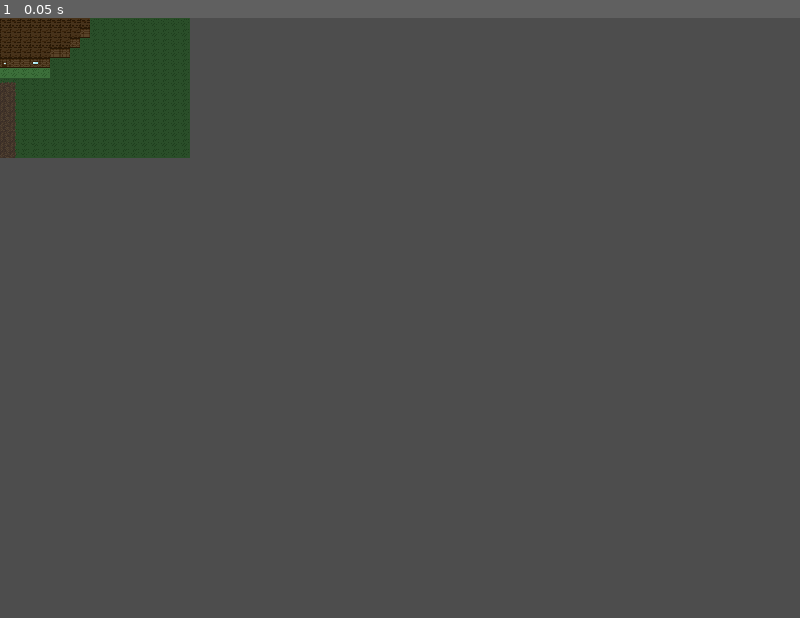
Above: before the commit, frame 1.
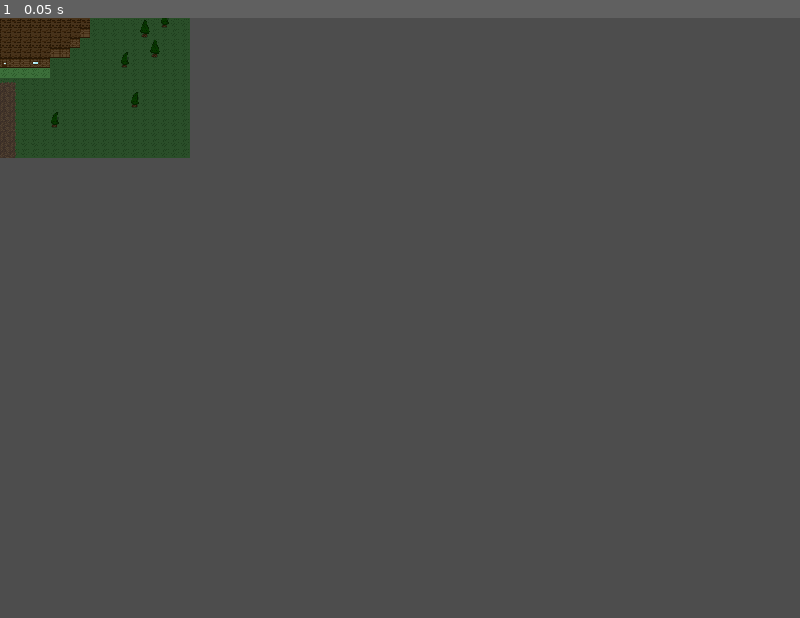
Above: after the commit, the same moment.

Repository: 123outerme/Shards-of-Grandeur
Game: Godot game, scene res://Prefabs/Maps/TestMap3House.tscn
Same seed, same stepped clock (60 frames per second), same inputs: the game is played once before the commit and once after it. This scene is started directly instead of the project's main scene.
Inputs:
- Up to frame 1 (0.05 s): no input

The runs differ from the first frame. In frame 1, 0.1% of the frame differs, in the area x 6-22%, y 0-19%.

Commit message:
Add trees to test map 3 house

Diff:
--- a/Prefabs/Maps/TestMap3House.tscn
+++ b/Prefabs/Maps/TestMap3House.tscn
@@ -24,7 +24,7 @@
 layer_1/y_sort_enabled = true
 layer_1/y_sort_origin = 0
 layer_1/z_index = -10
-layer_1/tile_data = PackedInt32Array(262144, 65542, 0, 32767 …(575 unchanged characters)… 1078, 1, 196601, 131078, 1, 131064, 6, 1)
+layer_1/tile_data = PackedInt32Array(262144, 65542, 0, 32767 …(575 unchanged characters)… 1078, 1, 196601, 131078, 1, 131064, 6, 1, 655355, 65537, 0, 720891, 65537, 1, 589829, 65537, 0, 655365, 65537, 1, 196593, 1, 0, 262129, 1, 1, 65523, 1, 0, 131059, 1, 1, -196623, 1, 0, -131087, 1, 1, -327692, 1, 0, -262156, 1, 1, -393232, 131073, 0, -327696, 131073, 1, -589830, 131073, 0, -524294, 131073, 1, -720892, 131073, 0, -655356, 131073, 1, -393201, 1, 0, -327665, 1, 1, -589806, 1, 0, -524270, 1, 1, -131058, 1, 0, -65522, 1, 1, 14, 1, 0, 65550, 1, 1, 131087, 1, 0, 196623, 1, 1, -65520, 65537, 0, 16, 65537, 1, 196620, 65537, 0, 262156, 65537, 1, 458765, 65537, 0, 524301, 65537, 1, 65520, 65537, 0, 131056, 65537, 1, -131089, 65537, 0, -65553, 65537, 1)
 layer_2/name = "Foreground"
 layer_2/enabled = true
 layer_2/modulate = Color(1, 1, 1, 1)
